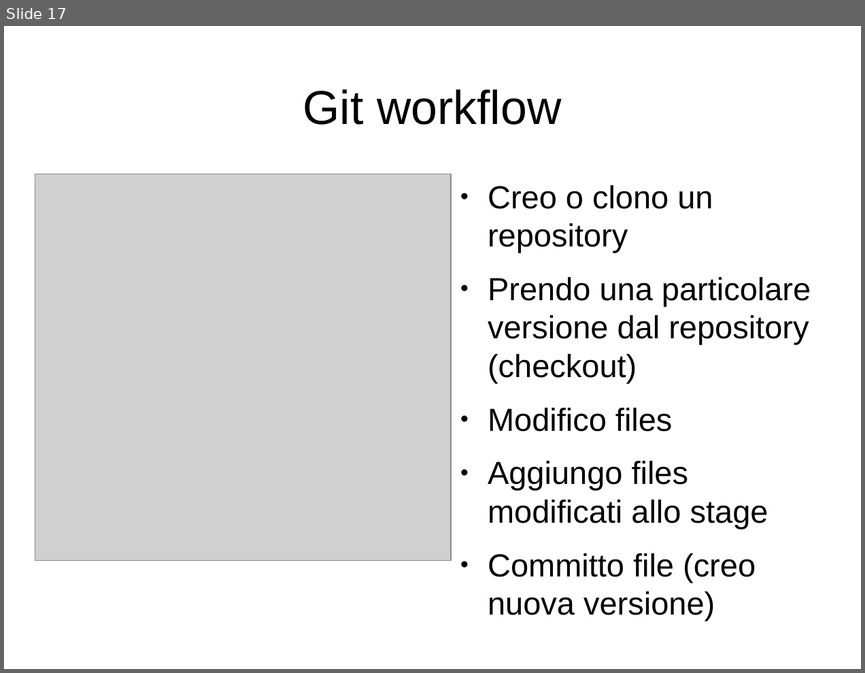
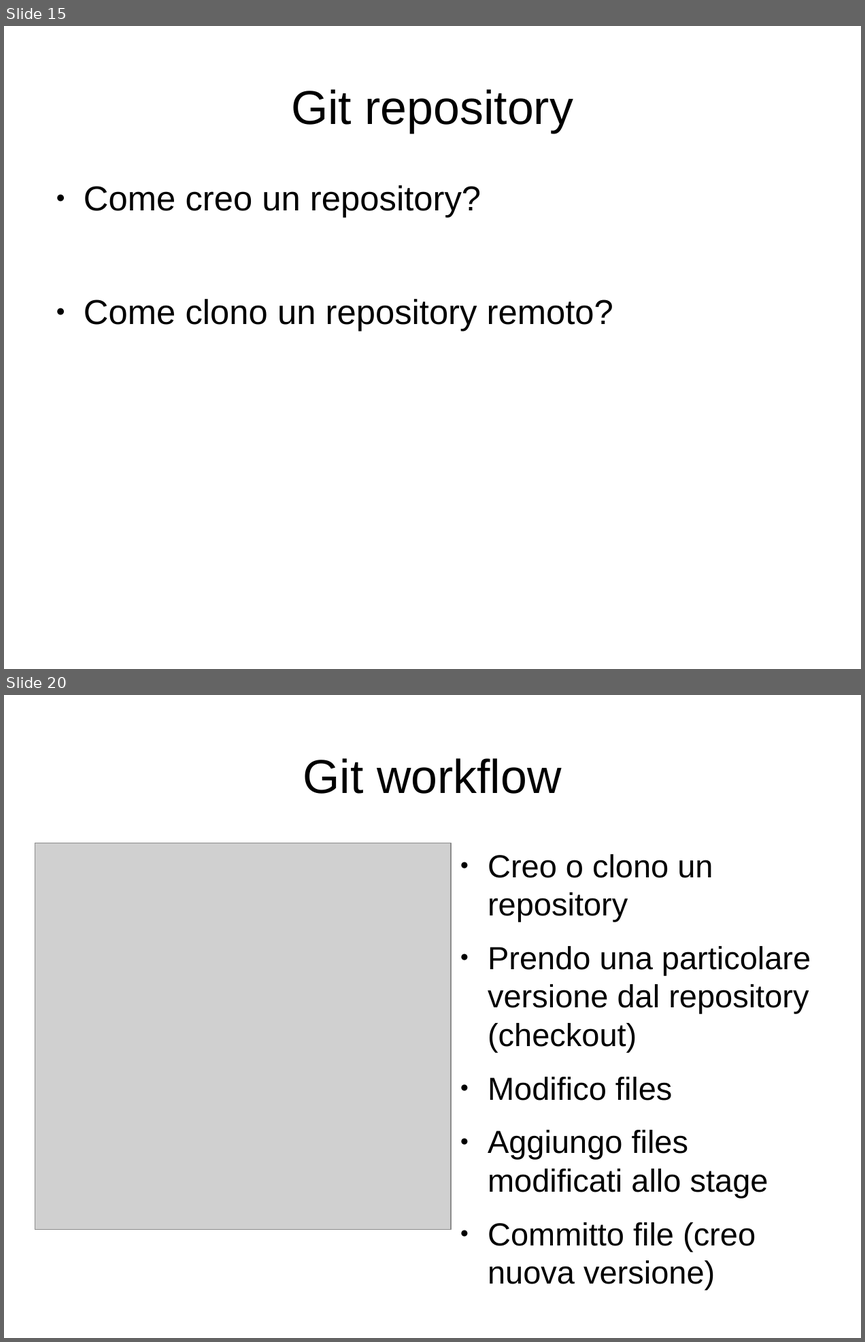
Before and after one commit to lucamariani/corso_diapositive, a slide deck: lez1.odp. Shown one above the other, each under a label of ours: slide 17 before the commit, slides 15 and 20 after it; the slides between them are not shown. The pictures are 865x673 and 865x1342 pixels, drawn with LibreOffice and Linux fonts; fonts in the diff are those of the drawing; grey boxes stand for pictures. Boxes give left, top, right and bottom in pixels: in the first picture for what was removed or moved away, otherwise in the second. Text is boxed around its words. In the diff, an @@ line names an element or a change of style, - is before the commit and + after.

```diff
--- a/lez1.odp
+++ b/lez1.odp
@@ slide 15 added at (4,26,861,669), background #FFFFFF @@
@@ title added at (291,89,574,133), 44 pt, text #000000 @@
+Git repository
@@ text added at (84,185,613,331), 32 pt, text #000000 @@
+● Come creo un repository?
+● Come clono un repository remoto?
@@ what was slide 17 is now slide 20 @@
```
Also in this commit, not shown: 4 slides changed, 1 other slide added, 1 other file.
